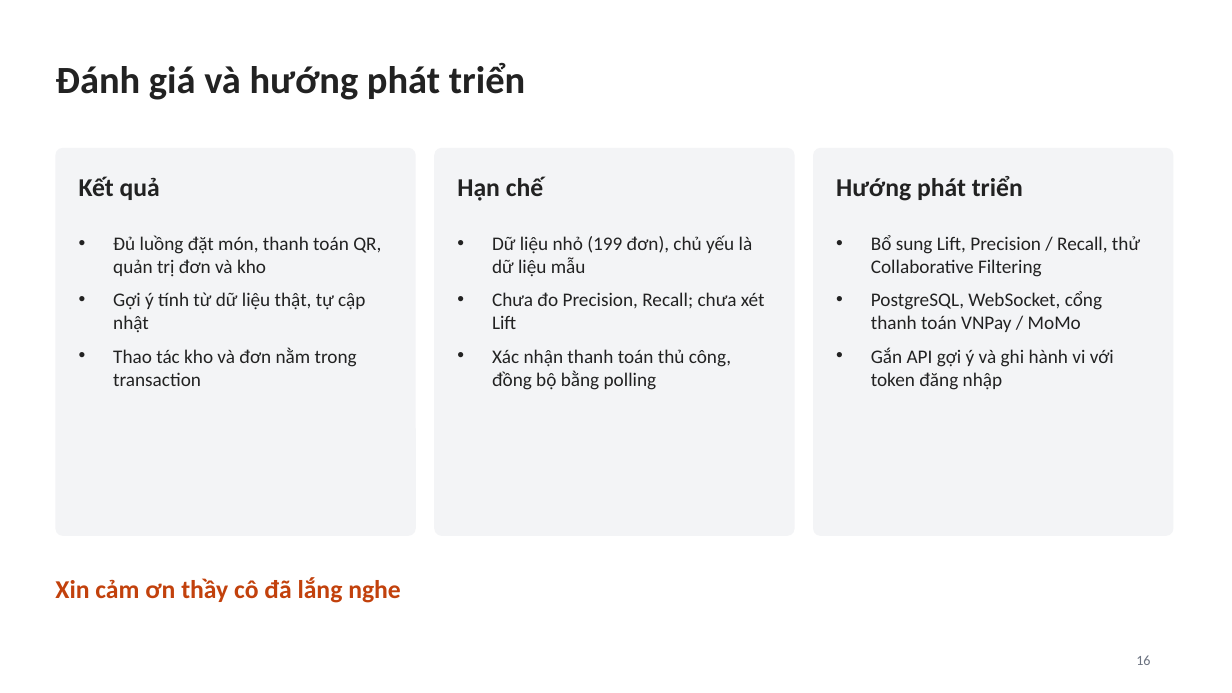
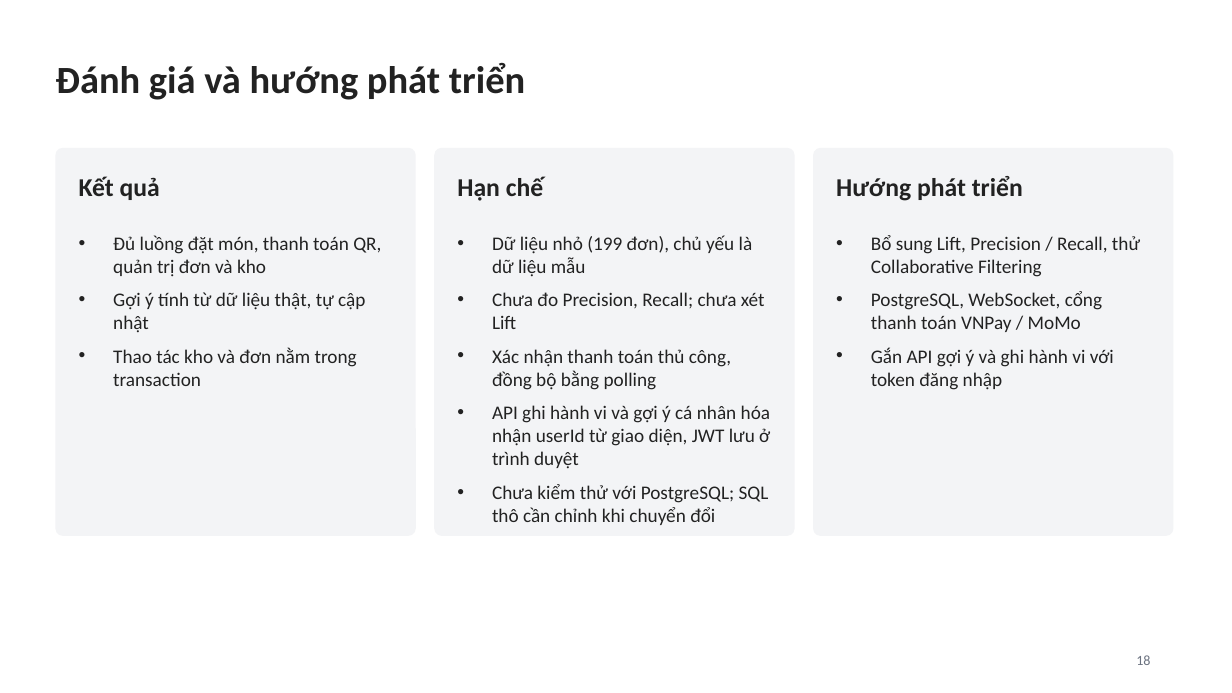
Before and after one commit to truonganvo096-eng/votruongan, a slide deck: slide 18 of Slide_Xây dựng ứng dụng đặt món ăn cho nhà hàng tích hợp gợi ý món ăn thông minh.pptx (slide 16 before the commit). Drawn at 1232x693 pixels with LibreOffice and Linux fonts; fonts in the diff are those of the drawing. Boxes give left, top, right and bottom in pixels: in the first picture for what was removed or moved away, otherwise in the second. Text is boxed around its words. In the diff, an @@ line names an element or a change of style, - is before the commit and + after.

```diff
--- a/Slide_Xây dựng ứng dụng đặt món ăn cho nhà hàng tích hợp gợi ý món ăn thông minh.pptx
+++ b/Slide_Xây dựng ứng dụng đặt món ăn cho nhà hàng tích hợp gợi ý món ăn thông minh.pptx
@@ text at (492,405,770,525): paragraphs added @@
+• API ghi hành vi và gợi ý cá nhân hóa nhận userId từ giao diện, JWT lưu ở trình duyệt
+• Chưa kiểm thử với PostgreSQL; SQL thô cần chỉnh khi chuyển đổi
@@ text removed at (55,577,401,603) @@
-Xin cảm ơn thầy cô đã lắng nghe
@@ page number at (1136,655,1150,665): text changed @@
-16
+18
```
Also in this commit, not shown: 6 other slides changed, 3 slides added.
